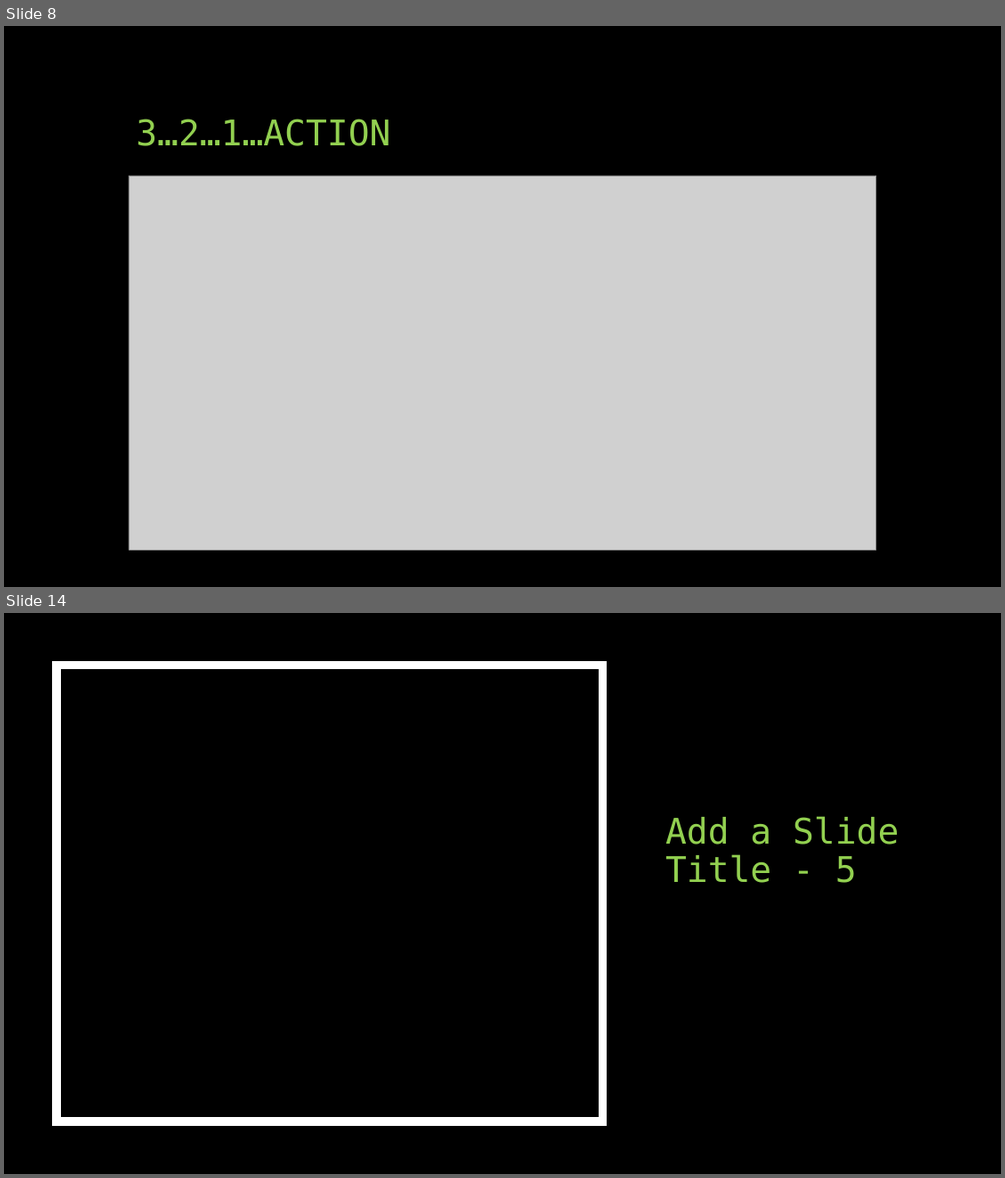
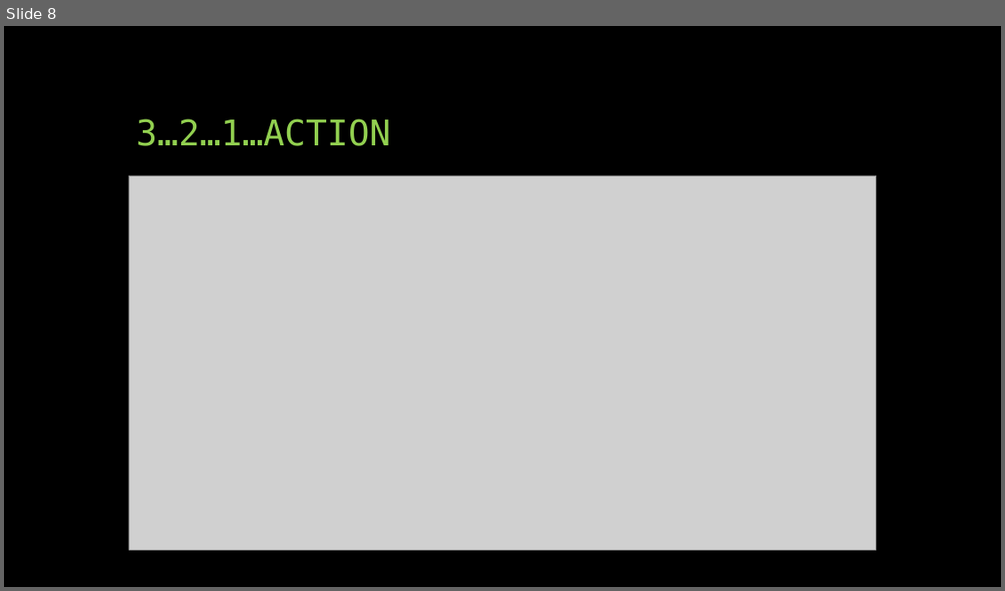
Before and after one commit to jcutrono/leanledger, a slide deck: Unmasking Blockchain.pptx. Shown one above the other, each under a label of ours: slides 8 and 14 before the commit, slide 8 after it; the slides between them are not shown. The pictures are 1005x1178 and 1005x591 pixels, drawn with LibreOffice and Linux fonts; fonts in the diff are those of the drawing; grey boxes stand for pictures. Boxes give left, top, right and bottom in pixels: in the first picture for what was removed or moved away, otherwise in the second. Text is boxed around its words. In the diff, an @@ line names an element or a change of style, - is before the commit and + after.

```diff
--- a/Unmasking Blockchain.pptx
+++ b/Unmasking Blockchain.pptx
@@ slide 14 removed at (4, 613, 1001, 1174), background #000000 @@
@@ rectangle removed at (57, 666, 602, 1121) @@
@@ title removed at (665, 816, 898, 883) @@
-Add a Slide Title - 5
```
Also in this commit, not shown: 1 slide changed, 8 slides added, 5 other slides removed, 1 other file.
